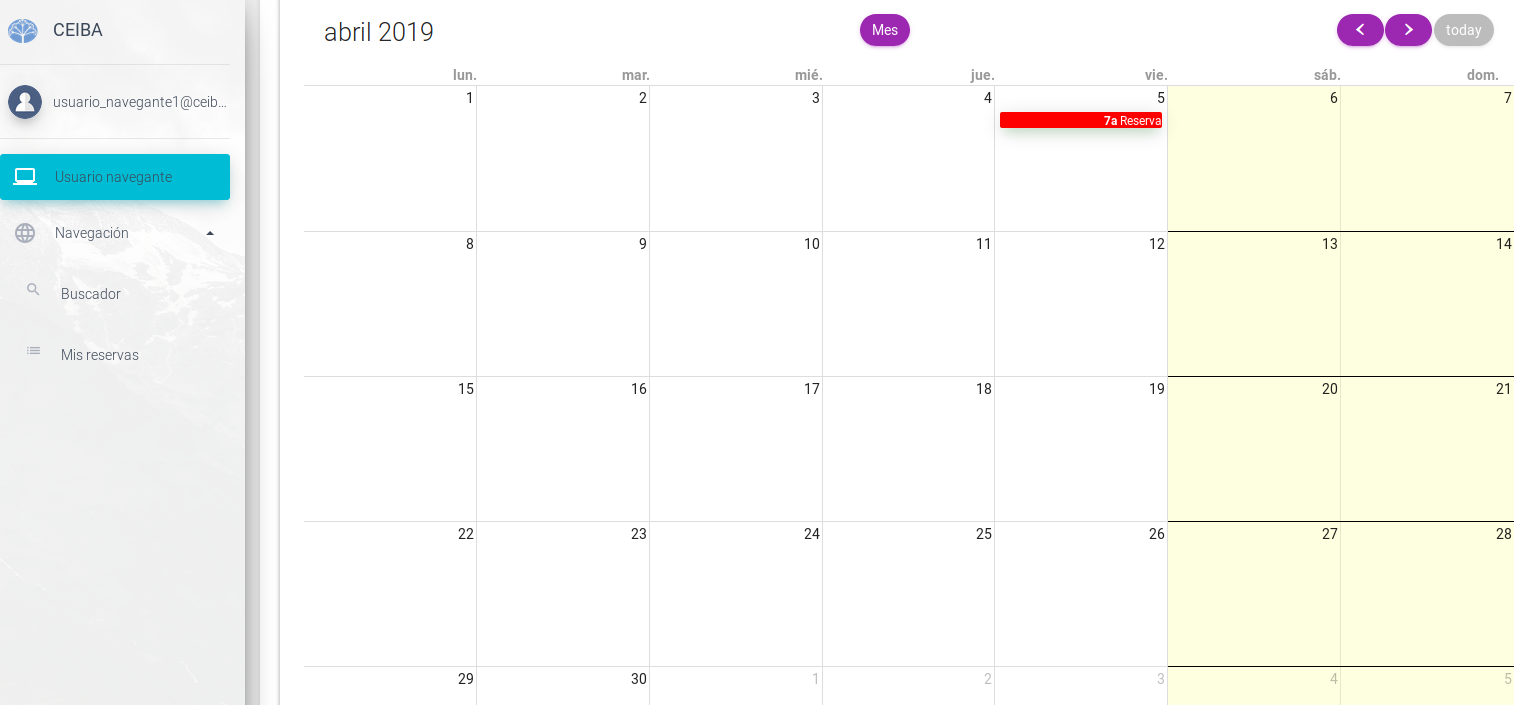
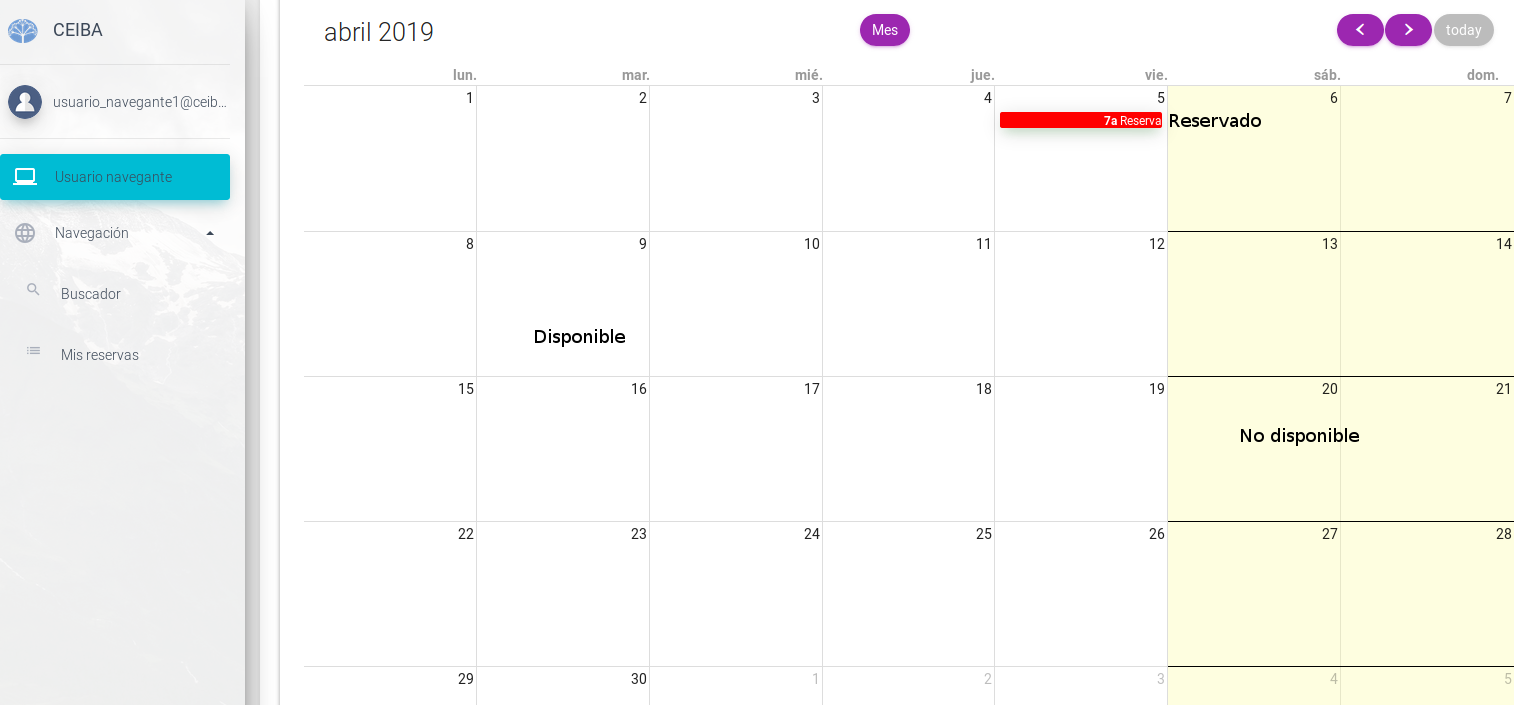
Layered file, before and after one edit (1527 x 705). Changes by layer:
added layer "Reservado" above "No disponible" over [1170, 113, 1261, 127]
added layer "No disponible" above "Disponible" over [1241, 428, 1359, 446]
added layer "Disponible" above "Pasted Layer" over [535, 329, 625, 347]
